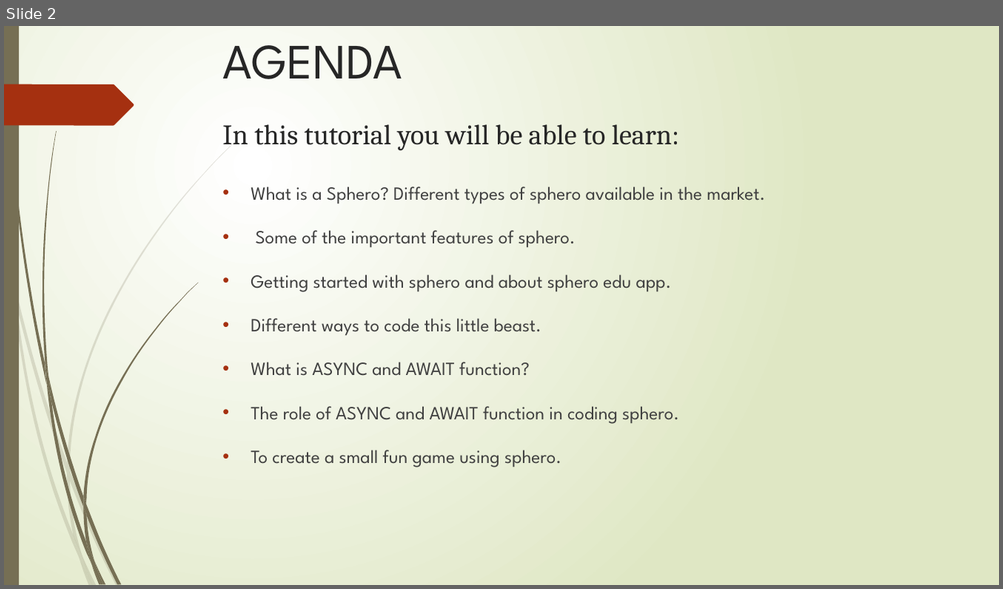
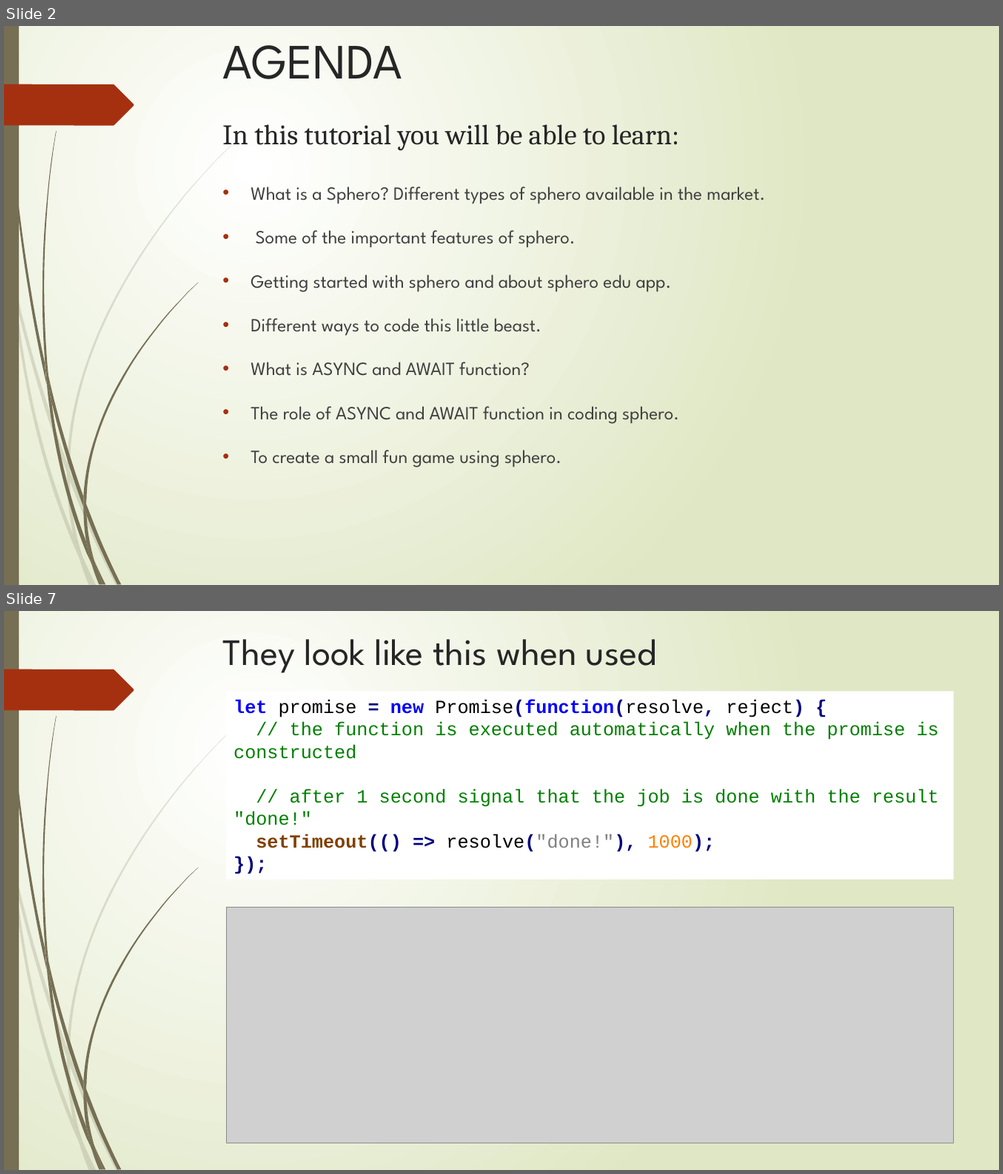
Before and after one commit to AnkitPrakash687/sphero_tutorial, a slide deck: SPHERO.pptx. Shown one above the other, each under a label of ours: slide 2 before the commit, slides 2 and 7 after it; the slides between them are not shown. The pictures are 1003x589 and 1003x1174 pixels, drawn with LibreOffice and Linux fonts; fonts in the diff are those of the drawing; grey boxes stand for pictures. Boxes give left, top, right and bottom in pixels: in the first picture for what was removed or moved away, otherwise in the second. Text is boxed around its words. In the diff, an @@ line names an element or a change of style, - is before the commit and + after.

```diff
--- a/SPHERO.pptx
+++ b/SPHERO.pptx
@@ slide 7 added at (x1=4, y1=611, x2=999, y2=1170), background gradient #FFFFFF to #DFE8C4; not listed: 24 template elements that a slide beside it also shows @@
@@ title added at (x1=223, y1=639, x2=657, y2=673), 36 pt, text #262626 @@
+They look like this when used
@@ rectangle added at (x1=226, y1=692, x2=954, y2=880), fill #FFFFFF, 18 pt, text #008000 @@
+let promise = new Promise(function(resolve, reject) {
+// the function is executed automatically when the promise is constructed
+// after 1 second signal that the job is done with the result "done!"
+setTimeout(() => resolve("done!"), 1000);
+});
@@ picture added at (x1=226, y1=907, x2=954, y2=1144) @@
```
Also in this commit, not shown: 4 slides changed, 5 other slides added, 2 slides removed.
